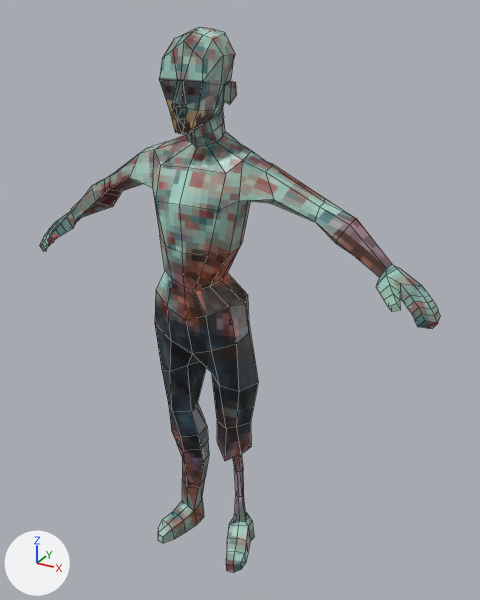
The FBX model Assets/Zombie.fbx, before and after one commit.
One viewpoint serves both versions: a 50 mm camera at (0.01182, -0.01893, 0.02085) aimed at (0.00093, 0.00087, 0.01095). The lights are fixed; the arrows at lower left show +X, +Y and +Z. Mesh edges are drawn as thin lines. Where no turn or scale is listed for an object, it has been applied to the vertices. Vertices at the same position are counted once.

The scene before the commit, as lines of its bpy script (objects in view):
```python
mat_material_001 = principled_material('Material.001')
mat_material_001.texture = img_zombie_png
mat_material_001.roughness = 0.4
me_cube = bpy.data.meshes.new('Cube')
me_cube.from_pydata(...)  # 545 vertices, 542 faces; spans x -0.0083..0.0082, y -0.0016..0.0014, z 0.0..0.0203
me_cube.materials.append(mat_material_001)  # picture img_zombie_png
ob_zombiemodel = bpy.data.objects.new('ZombieModel', me_cube)
ob_zombiemodel.location = (0.0, 0.0, 0.0)
```
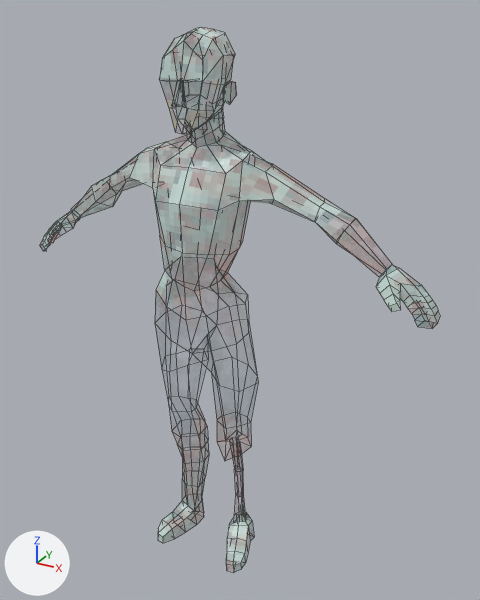
The newer file is also rescaled (x1.182) as a whole; pictures and numbers use the older file's frame.

Changed parts and their boxes (x1, y1, x2, y2) in the pictures (480 x 600 px):
'ZombieModel', surface changed, reshaped
    both: (40, 27, 440, 573)
part 1 of me_cube, cut back
    before: (92, 176, 122, 207)
    after: (92, 173, 126, 207)

What changed in the scene script:
```text
Change img_zombie_png:
    img_zombie_png: load_image('zombie.png', '../Art/NewTiles/zombie.png', 1024, 512, 'sRGB') -> load_image('zombie.png', '../Art/NewTiles/zombie.png', 1024, 512, 'Non-Color')
Change mat_material_001:
    add n3 = _N.new('ShaderNodeTexImage'); n3.name = 'Image Texture.001'
    add n3.image = img_zombie_png
    where n0 = _N.new('ShaderNodeBsdfPrincipled'); n0.name = 'Principled BSDF'
    add _L.new(n3.outputs[0], n0.inputs[4])  # 'Color' to 'Alpha'
Change me_cube:
    used by ob_zombiemodel; location = (0.0, 0.0, 0.0)
    remove me_cube.from_pydata(...)  # 545 vertices, 542 faces; spans x -0.0083..0.0082, y -0.0016..0.0014, z 0.0..0.0203
    add me_cube.from_pydata(...)  # 539 vertices, 536 faces; spans x -0.0083..0.0082, y -0.0016..0.0014, z 0.0..0.0203
    me_cube part 1
    6 vertices are removed from x -0.0045..-0.0041, y 0.0..0.0009, z 0.0143..0.0151
    12 faces are deleted
    6 new faces join them
```
